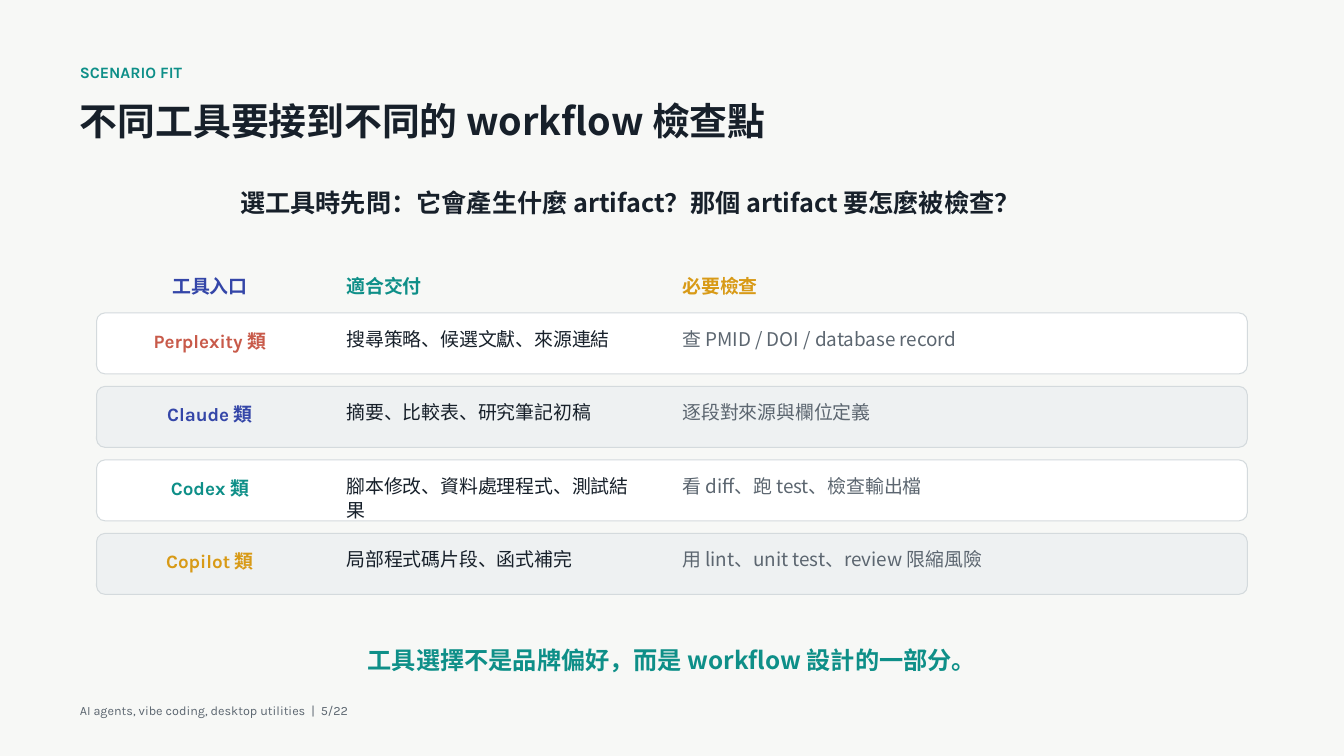
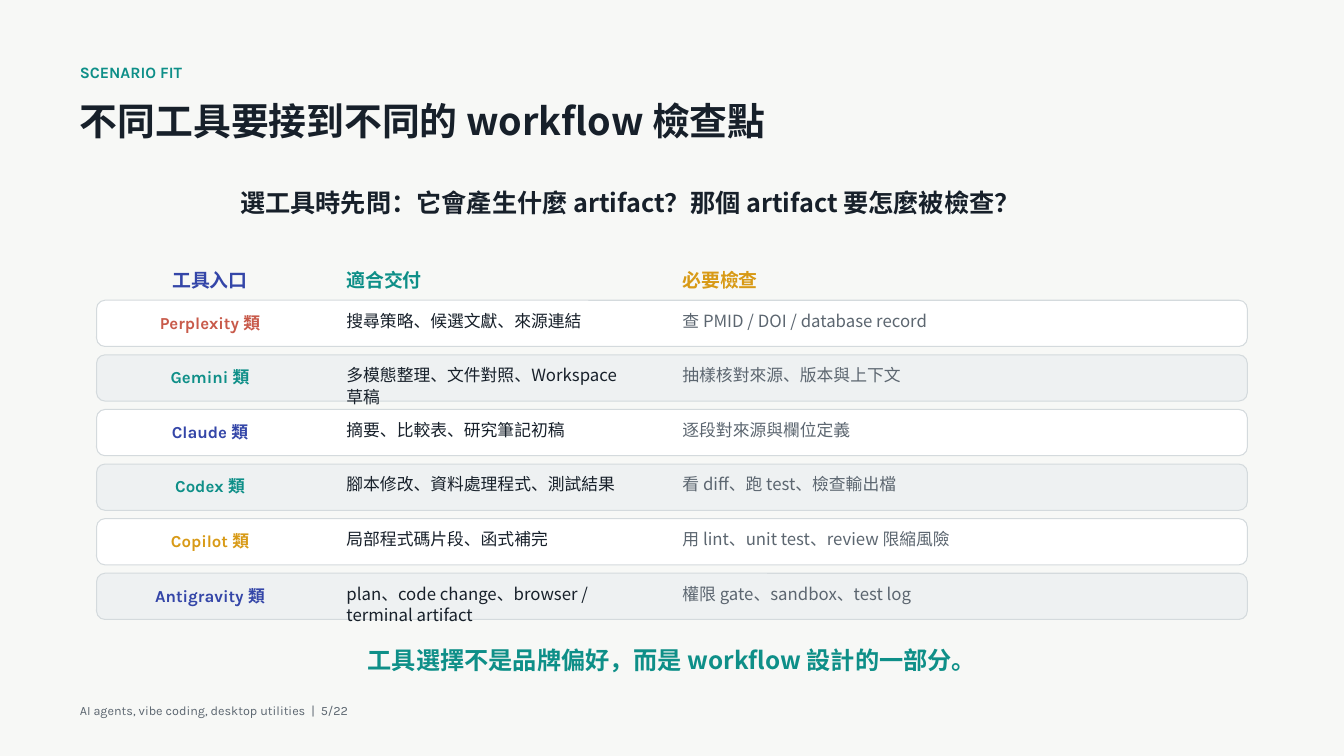
Before and after one commit to godkin1211/LLM_applications_on_BioMedicalData, a slide deck: slide 5 of slides/lesson-02-ai-agents-vibe-coding-desktop-utilities.pptx. Drawn at 1344x756 pixels with LibreOffice and Linux fonts; fonts in the diff are those of the drawing. Boxes give left, top, right and bottom in pixels: in the first picture for what was removed or moved away, otherwise in the second. Text is boxed around its words. In the diff, an @@ line names an element or a change of style, - is before the commit and + after.

Commit message:
Add Gemini and Antigravity to lesson 02 tool comparison

```diff
--- a/slides/lesson-02-ai-agents-vibe-coding-desktop-utilities.pptx
+++ b/slides/lesson-02-ai-agents-vibe-coding-desktop-utilities.pptx
@@ 3 texts: place and size @@
-3 texts at [172, 277, 757, 295]
+3 texts at [172, 271, 757, 289]
@@ rounded rectangle: place and size @@
-rounded rectangle at [97, 313, 1248, 373]
+rounded rectangle at [97, 300, 1248, 347]
@@ text "Perplexity 類": place and size @@
-text "Perplexity 類" at [154, 328, 266, 353]
+text "Perplexity 類" at [160, 312, 260, 334]
@@ text "搜尋策略、候選文獻、來源連結": place and size @@
-text "搜尋策略、候選文獻、來源連結" at [346, 330, 609, 348]
+text "搜尋策略、候選文獻、來源連結" at [346, 313, 581, 329]
@@ text "查 PMID / DOI / ...": place and size @@
-text "查 PMID / DOI / ..." at [682, 330, 957, 347]
+text "查 PMID / DOI / ..." at [682, 313, 927, 328]
@@ rounded rectangle: place and size @@
-rounded rectangle at [97, 386, 1248, 447]
+rounded rectangle at [97, 355, 1248, 401]
@@ text added at [171, 366, 250, 388], 12 pt, text #0E8F88, bold @@
+Gemini 類
@@ text added at [346, 367, 616, 405], 12 pt, text #17202A @@
+多模態整理、文件對照、Workspace 草稿
@@ text added at [682, 367, 900, 383], 12 pt, text #5C6670 @@
+抽樣核對來源、版本與上下文
@@ rounded rectangle: place and size @@
-rounded rectangle at [97, 460, 1248, 520]
+rounded rectangle at [97, 409, 1248, 456]
@@ text "摘要、比較表、研究筆記初稿": place and size @@
-text "摘要、比較表、研究筆記初稿" at [346, 403, 590, 421]
+text "摘要、比較表、研究筆記初稿" at [346, 422, 564, 438]
@@ text "逐段對來源與欄位定義": place and size @@
-text "逐段對來源與欄位定義" at [682, 403, 870, 421]
+text "逐段對來源與欄位定義" at [682, 422, 850, 438]
@@ text "Claude 類": place and size @@
-text "Claude 類" at [167, 402, 253, 427]
+text "Claude 類" at [172, 421, 248, 443]
@@ proportions changed in 4 elements at [97, 300, 1248, 347], [97, 355, 1248, 401], [97, 409, 1248, 456], [97, 464, 1248, 510] @@
@@ rounded rectangle: place and size @@
-rounded rectangle at [97, 533, 1248, 594]
+rounded rectangle at [97, 464, 1248, 510]
@@ rounded rectangle added at [97, 519, 1248, 566], fill #FFFFFF, outline #D4DADD 0.75 pt @@
@@ text "Copilot 類": place and size @@
-text "Copilot 類" at [166, 549, 254, 574]
+text "Copilot 類" at [171, 530, 249, 552]
@@ size 13.5 to 12 pt in 12 elements at [682, 313, 927, 328], [160, 312, 260, 334], [346, 313, 581, 329], [682, 476, 896, 492], [175, 475, 245, 497], [346, 476, 615, 492], [682, 422, 850, 438], [346, 422, 564, 438], [172, 421, 248, 443], [682, 531, 950, 547], [171, 530, 249, 552], [346, 531, 547, 547] @@
@@ text "局部程式碼片段、函式補完": place and size @@
-text "局部程式碼片段、函式補完" at [346, 550, 572, 568]
+text "局部程式碼片段、函式補完" at [346, 531, 547, 547]
@@ text "用 lint、unit test、review 限縮風險": place and size @@
-text "用 lint、unit test、review 限縮風險" at [682, 550, 982, 568]
+text "用 lint、unit test、review 限縮風險" at [682, 531, 950, 547]
@@ rounded rectangle added at [97, 574, 1248, 620], fill #EEF1F2, outline #D4DADD 0.75 pt @@
@@ text added at [155, 585, 265, 607], 12 pt, text #3446A8, bold @@
+Antigravity 類
@@ text added at [346, 586, 578, 621], 12 pt, text #17202A @@
+plan、code change、browser / terminal artifact
@@ text added at [682, 586, 911, 604], 12 pt, text #5C6670 @@
+權限 gate、sandbox、test log
```
Also in this commit, not shown: 1 other slide changed, 2 other files.
